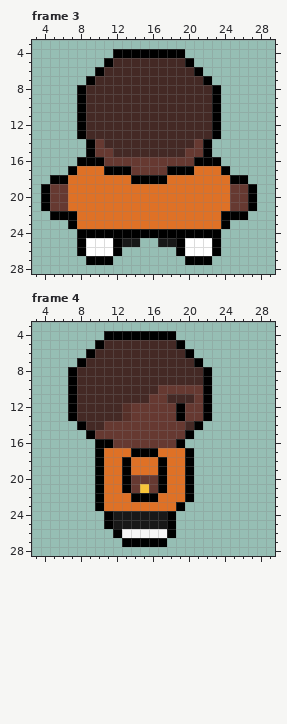
Two states of a pixel-art file, Aseprite WIP/Kanye/Yemain.aseprite. Above, as it was before the edit.
32x32 pixels, 4 frames. Colours within 5 levels of each other are drawn and written as one. Shown: frame 3: x 3..29, y 3..28; frame 4: x 3..29, y 3..28. The commit also changed other frames, which this record leaves out.
Now the later version:
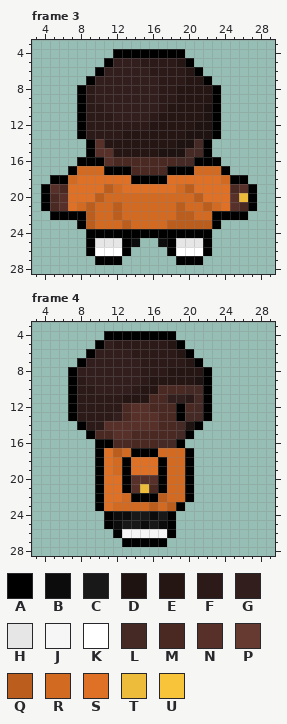
Palette (. is transparent): A #000000  B #0c0c0c  C #181818  D #1f1311  E #251614  F #2c1a18  G #321e1c  H #e6e6e6  J #f6f6f6  K #ffffff  L #442925  M #4b2923  N #573029  P #663931  Q #bb5d1d  R #d36a21  S #df7126  T #ecbc3a  U #f8c53a
Changes in this commit:
Changed rows in their new state; - is an unchanged pixel.
Frame 3:
first column x 5:
 5 -------GGGFFFFE-------
 6 ------GGGGGFFFFE------
 7 -----GGGGGGGFFFEE-----
 8 ----FGGGGGGGFFEEEE----
 9 ----FGGGGGGGFFEEEE----
10 ----FFGGGGGGFEEEED----
11 ----FFFGGGGFEEEEED----
12 ----FFFFFFFEEEEEDD----
13 ----FFFFEEEEEEEDDD----
14 -----NEEEEEEEEDDL-----
15 -----NNEEEEEDDDLL-----
16 ------NMMMMMMMLL------
17 ---RRR---MMMM---RRR---
18 --R----------------R--
19 NM----QR------RQ----MN
20 MN---QRRRRRRRRRRQ---NT
21 MN-RQRRQRRRRRRQRRQR-NM
22 ---AQRRQRRRRRRQQRRA---
23 --.AQRRRQRRRRQQQQQA.--
24 ---.--------------.---
25 ---.AHHHAB--BAHHHA.---
26 ---.A--KA----AK--A.---
27 ----.--A------A--.----
Frame 4:
first column x 8:
 5 ---GFFFFFFE---
 6 --GGGGFFFFFE--
 7 -GGGGGGFFFFFE-
 8 GGGGGGGFFFEEEE
 9 FGGGGGGFEEEEED
10 FFGGGGFEEMMMLL
11 FFFFFEEEMMGGFL
12 FFFFFMNNMMM-ML
13 FFFFGMNNNMM-LL
14 -FFNNNNNNMMLD-
15 --MMNNMMMMML--
16 ----MMMMMLL---
17 ----QR---RRR--
18 ----R-----RR--
19 ----R-----RR--
20 ------NNN-RR--
21 ------NTM-RR--
22 -----R---QRR--
23 ----RRRRQRQ---
24 ----BB--B-----
25 ----B--B-B----
